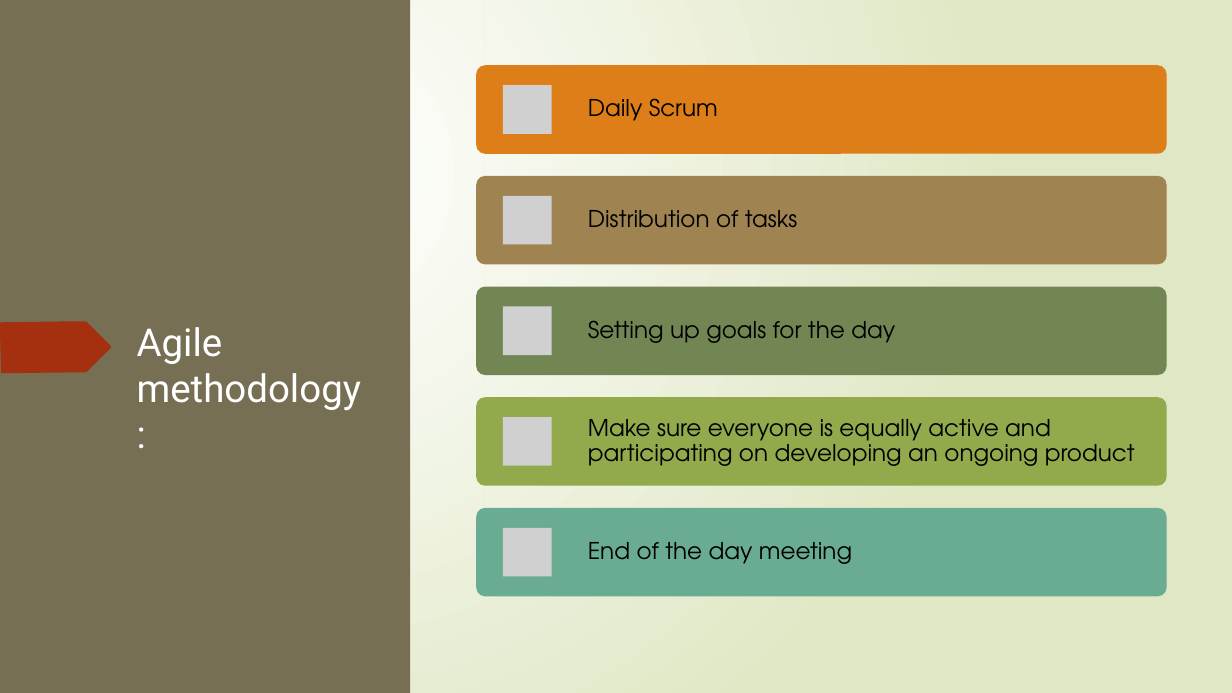
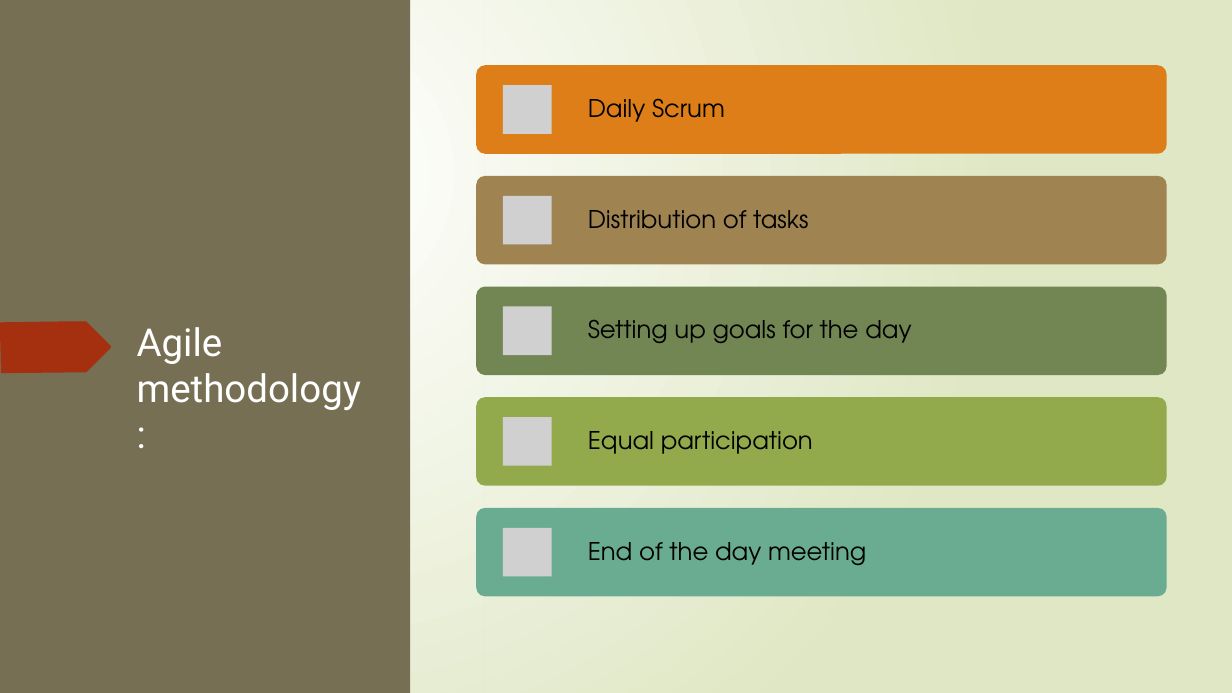
Before and after one commit to nscodechris/final_exam_aw_academy, a slide deck: slide 6 of Presentation1.pptx. Drawn at 1232x693 pixels with LibreOffice and Linux fonts; fonts in the diff are those of the drawing; grey boxes stand for pictures. Boxes give left, top, right and bottom in pixels: in the first picture for what was removed or moved away, otherwise in the second. Text is boxed around its words. In the diff, an @@ line names an element or a change of style, - is before the commit and + after.

```diff
--- a/Presentation1.pptx
+++ b/Presentation1.pptx
@@ text at [588, 431, 813, 454]: text changed; size 18 to 19 pt @@
-Make sure everyone is equally active and participating on developing an ongoing product
+Equal participation
@@ size 18 to 19 pt in 4 elements at [588, 98, 725, 122], [588, 210, 808, 229], [588, 320, 911, 343], [588, 542, 866, 565] @@
```
Also in this commit, not shown: 3 other files.
